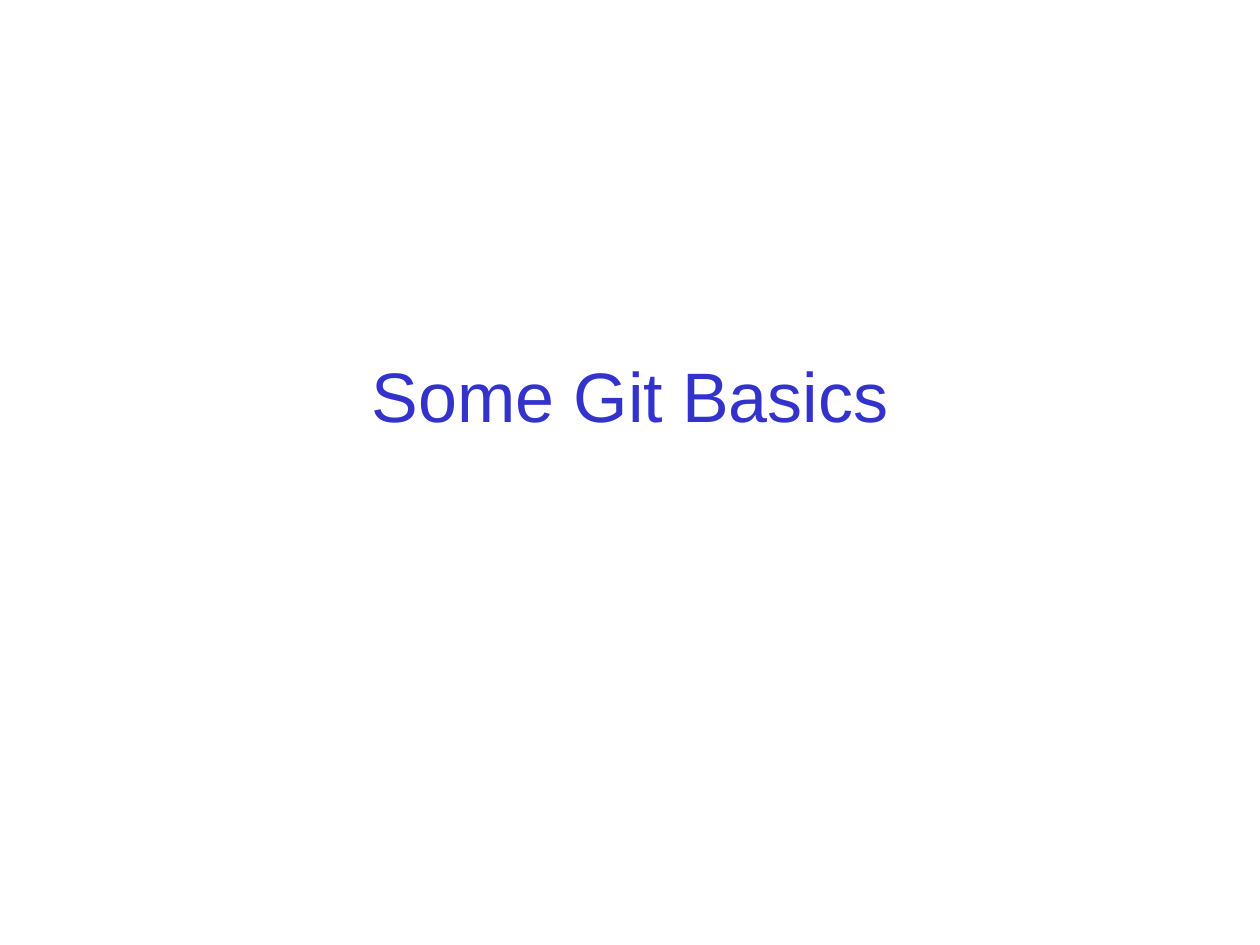
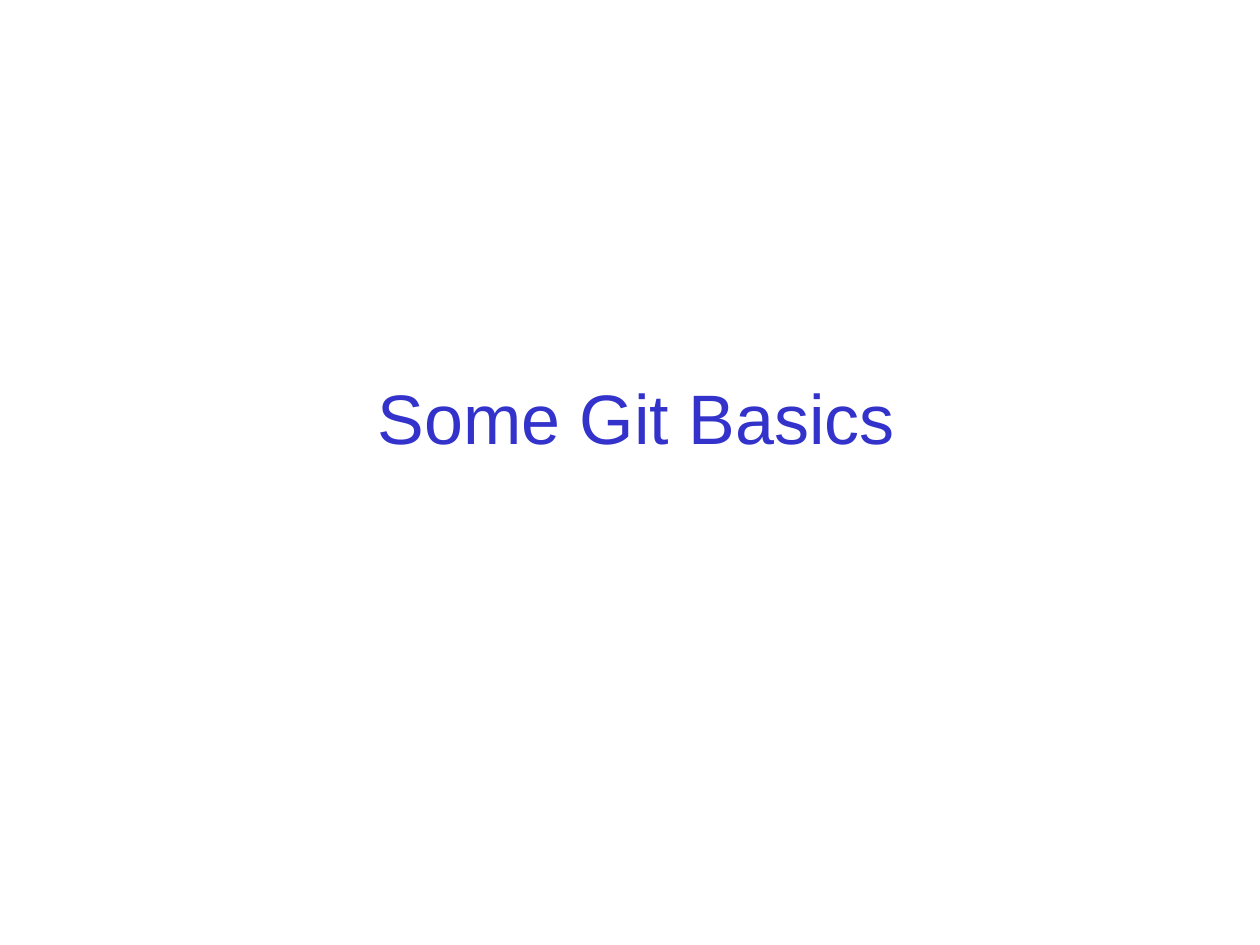
Before and after one commit to cpske/ISP, a slide deck: slide 1 of git/Git-Basics.odp. Drawn at 1260x945 pixels with LibreOffice and Linux fonts; fonts in the diff are those of the drawing. Boxes give left, top, right and bottom in pixels: in the first picture for what was removed or moved away, otherwise in the second. Text is boxed around its words. In the diff, an @@ line names an element or a change of style, - is before the commit and + after.

```diff
--- a/git/Git-Basics.odp
+++ b/git/Git-Basics.odp
@@ title "Some Git Basics": place and size @@
-title "Some Git Basics" at box(372, 371, 888, 423)
+title "Some Git Basics" at box(378, 393, 895, 445)
```
Also in this commit, not shown: 5 other slides changed, 4 other files.
